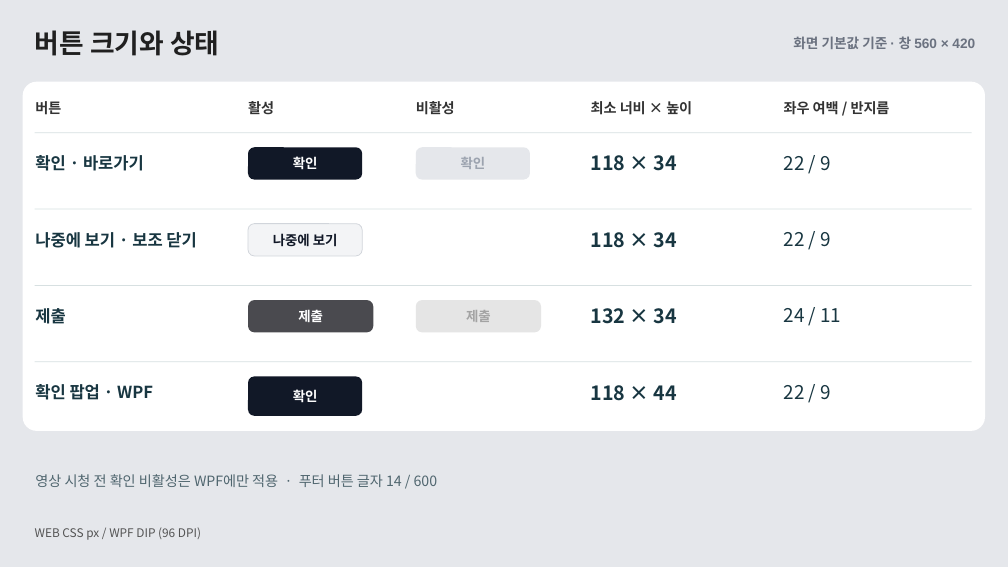
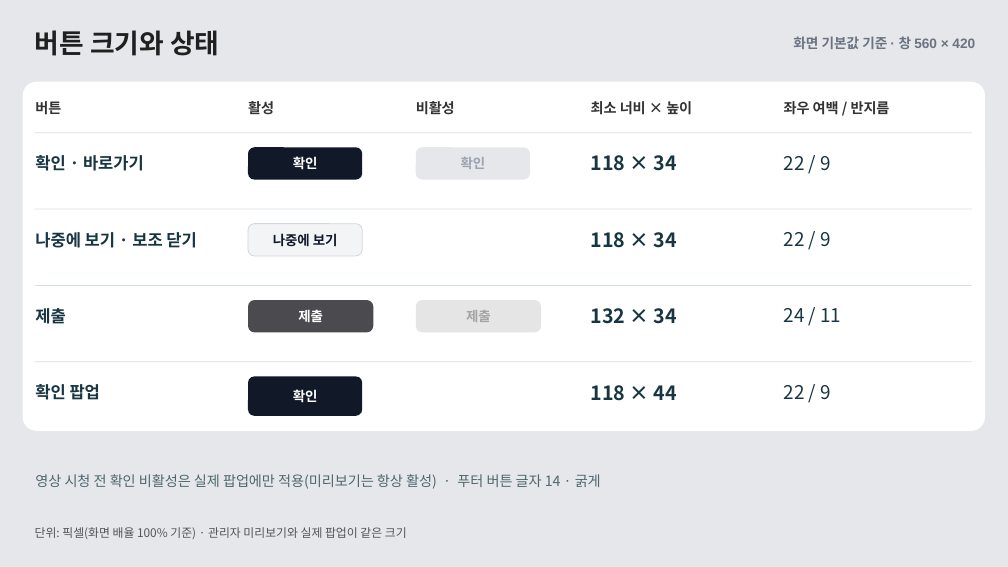
Before and after one commit to ok-sy/WPF_WindowsPopupWithC_proto, a slide deck: slide 9 of docs/design/61_popup_layout_guide/공통 팝업 UI 가이드 · WEB과 WPF (화면 기본값).pptx. Drawn at 1008x567 pixels with LibreOffice and Linux fonts; fonts in the diff are those of the drawing. Boxes give left, top, right and bottom in pixels: in the first picture for what was removed or moved away, otherwise in the second. Text is boxed around its words. In the diff, an @@ line names an element or a change of style, - is before the commit and + after.

```diff
--- a/docs/design/61_popup_layout_guide/공통 팝업 UI 가이드 · WEB과 WPF (화면 기본값).pptx
+++ b/docs/design/61_popup_layout_guide/공통 팝업 UI 가이드 · WEB과 WPF (화면 기본값).pptx
@@ text at [35,384,100,400]: text changed @@
-확인 팝업 · WPF
+확인 팝업
@@ text at [35,474,601,489]: text changed @@
-영상 시청 전 확인 비활성은 WPF에만 적용 · 푸터 버튼 글자 14 / 600
+영상 시청 전 확인 비활성은 실제 팝업에만 적용(미리보기는 항상 활성) · 푸터 버튼 글자 14 · 굵게
@@ text at [35,527,407,539]: text changed @@
-WEB CSS px / WPF DIP (96 DPI)
+단위: 픽셀(화면 배율 100% 기준) · 관리자 미리보기와 실제 팝업이 같은 크기
```
Also in this commit, not shown: 10 other slides changed, 3 other files.
